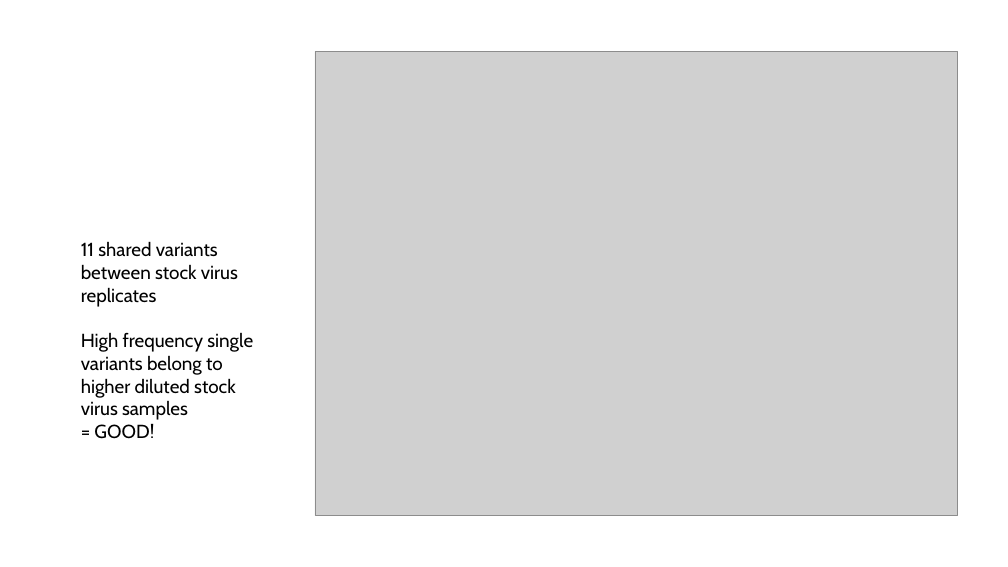
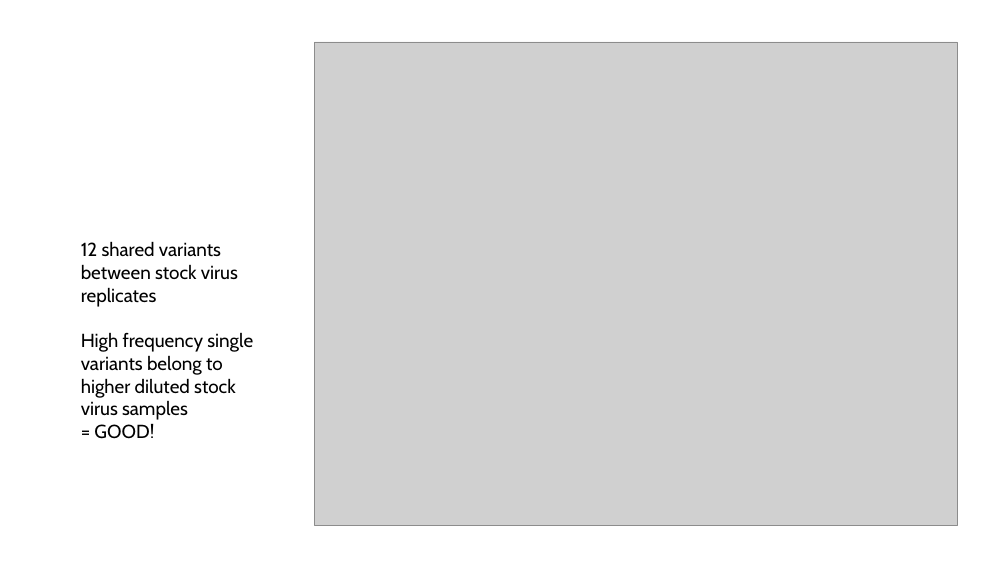
Before and after one commit to moncla-lab/canine-h3n2-within-host-evo, a slide deck: slide 3 of results/within-host-stock-synthetic-controls.pptx. Drawn at 1008x567 pixels with LibreOffice and Linux fonts; fonts in the diff are those of the drawing; grey boxes stand for pictures. Boxes give left, top, right and bottom in pixels: in the first picture for what was removed or moved away, otherwise in the second. Text is boxed around its words. In the diff, an @@ line names an element or a change of style, - is before the commit and + after.

```diff
--- a/results/within-host-stock-synthetic-controls.pptx
+++ b/results/within-host-stock-synthetic-controls.pptx
@@ picture: place and size @@
-picture at box(315, 51, 958, 516)
+picture at box(315, 42, 957, 526)
@@ text at box(81, 241, 238, 307): text changed @@
-11 shared variants between stock virus replicates
+12 shared variants between stock virus replicates
```
Also in this commit, not shown: 10 other slides changed, 1 slide added, 2 slides removed, 14 other files.
